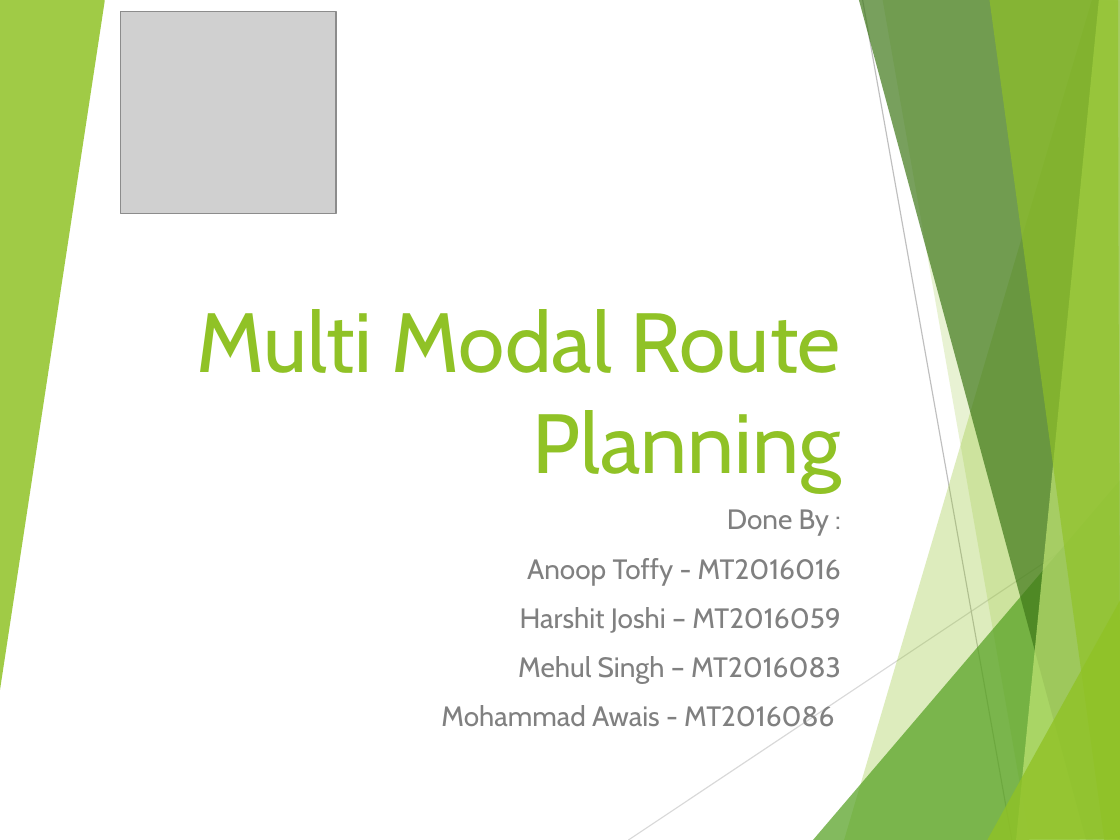
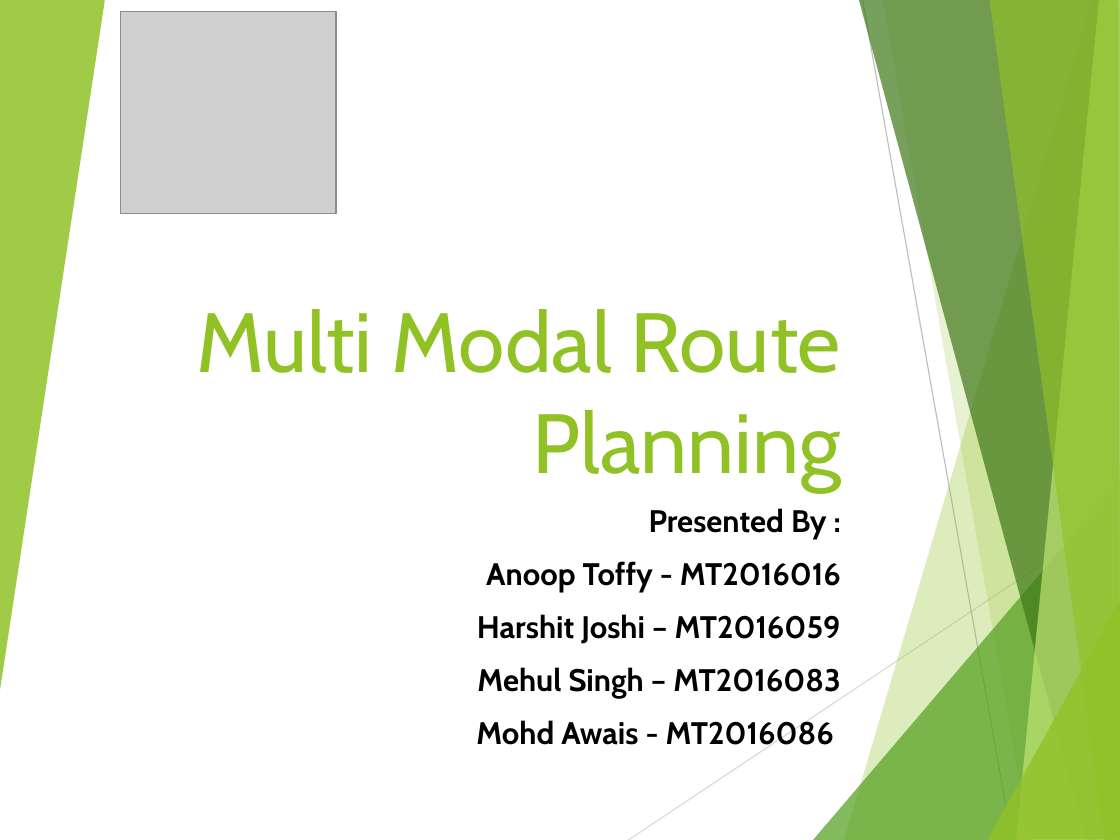
Before and after one commit to anooptoffy/MultiModalRoutePlanning, a slide deck: slide 1 of slides/GIS ppt.pptx. Drawn at 1120x840 pixels with LibreOffice and Linux fonts; fonts in the diff are those of the drawing; grey boxes stand for pictures. Boxes give left, top, right and bottom in pixels: in the first picture for what was removed or moved away, otherwise in the second. Text is boxed around its words. In the diff, an @@ line names an element or a change of style, - is before the commit and + after.

```diff
--- a/slides/GIS ppt.pptx
+++ b/slides/GIS ppt.pptx
@@ subtitle at [649,508,827,540]: text changed; size 18 to 20 pt; text colour #808080 to #000000; bold on @@
-Done By :
+Presented By :
@@ subtitle at [477,561,841,699]: size 18 to 20 pt, text colour #808080 to #000000, bold on in "Anoop Toffy - MT2016016", "Harshit Joshi – MT2016059", "Mehul Singh – MT2016083" @@
@@ subtitle at [476,720,834,745]: text changed; size 18 to 20 pt; text colour #808080 to #000000; bold on @@
-Mohammad Awais - MT2016086
+Mohd Awais - MT2016086
```
Also in this commit, not shown: 6 other slides changed, 2 slides added, 10 other files.
